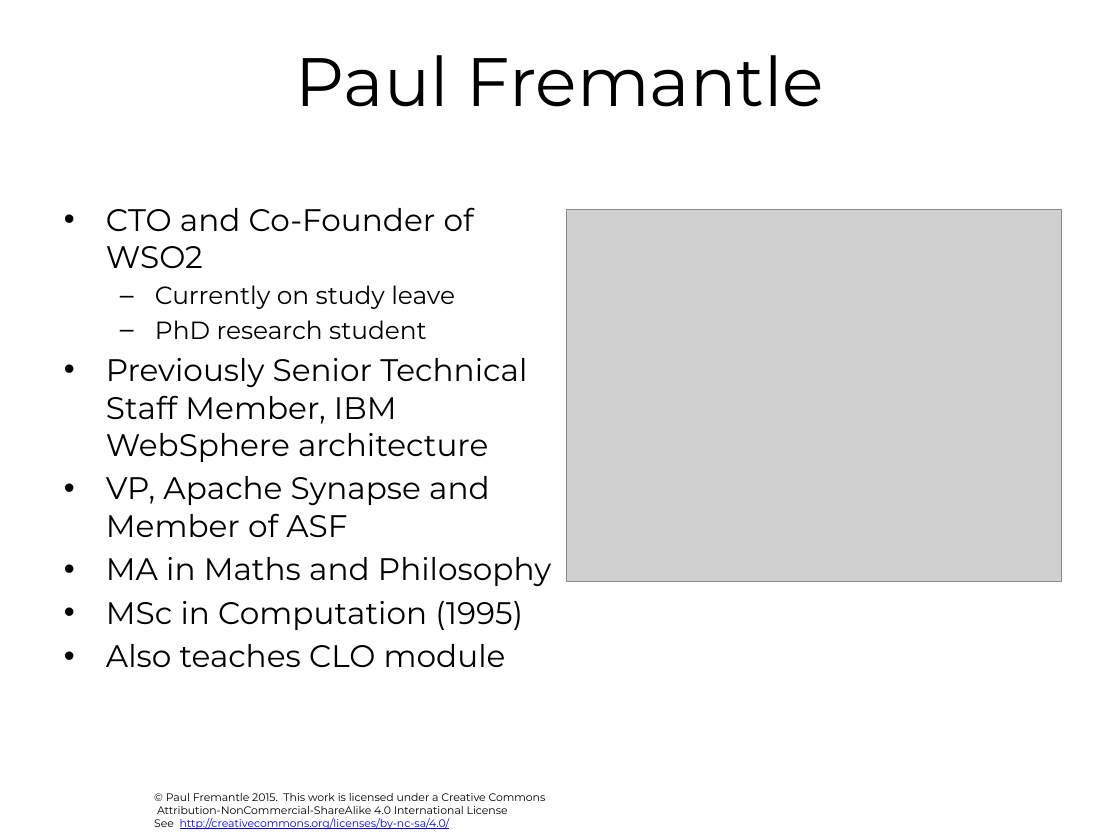
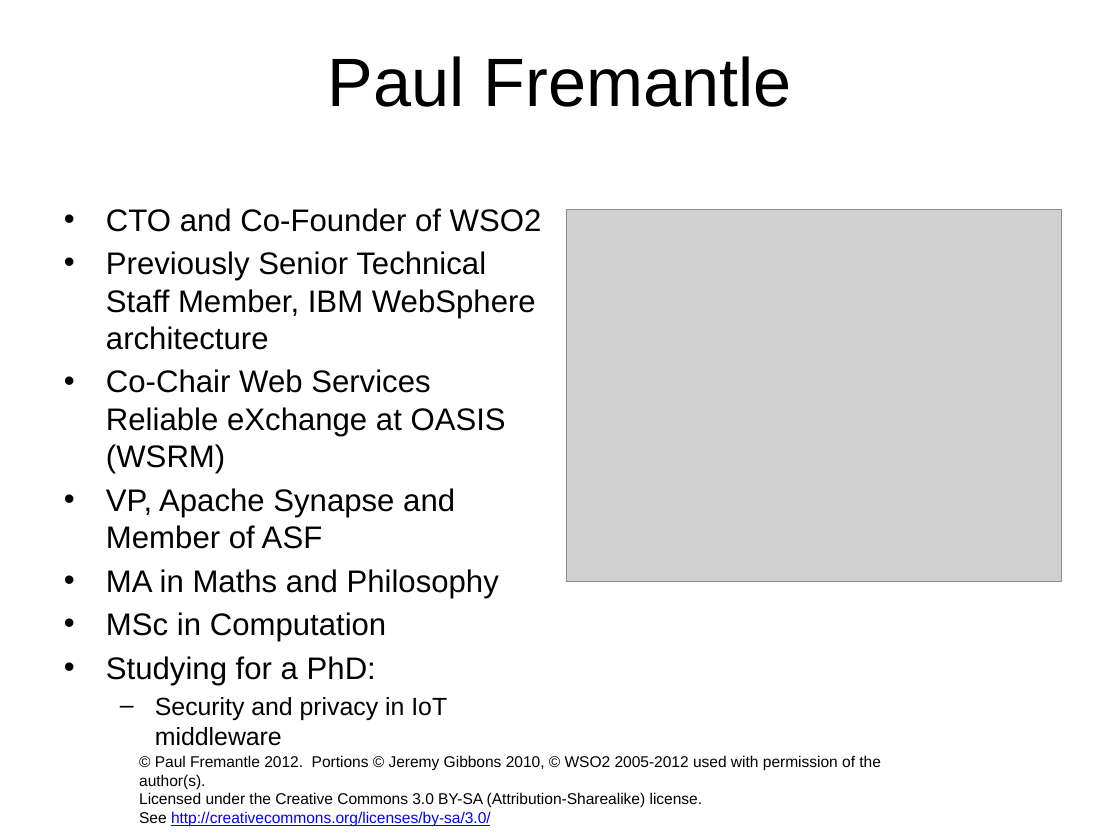
Before and after one commit to pzfreo/ox-soa, a slide deck: slide 13 of presentation-source/00-intro.pptx (slide 14 before the commit). Drawn at 1120x840 pixels with LibreOffice and Linux fonts; fonts in the diff are those of the drawing; grey boxes stand for pictures; background and template pictures are left out. Boxes give left, top, right and bottom in pixels: in the first picture for what was removed or moved away, otherwise in the second. Text is boxed around its words. In the diff, an @@ line names an element or a change of style, - is before the commit and + after.

```diff
--- a/presentation-source/00-intro.pptx
+++ b/presentation-source/00-intro.pptx
@@ title "Paul Fremantle" at <box>328,56,792,107</box>: font Montserrat to Arial @@
@@ text at <box>106,208,542,598</box>: font Montserrat to Arial in "CTO and Co-Founder of WSO2", "Previously Senior Technical Staff Member, IBM WebSphere ...", "VP, Apache Synapse and Member of ASF", "MA in Maths and Philosophy" @@
@@ text at <box>155,285,455,339</box>: paragraphs removed @@
-  – Currently on study leave
-  – PhD research student
@@ text at <box>106,369,506,473</box>: paragraph added @@
+• Co-Chair Web Services Reliable eXchange at OASIS (WSRM)
@@ text at <box>106,612,447,746</box>: text changed; size 20 to 16 pt; font Montserrat to Arial @@
-• MSc in Computation (1995)
-• Also teaches CLO module
+• MSc in Computation
+• Studying for a PhD:
+  – Security and privacy in IoT middleware
@@ text at <box>139,755,881,826</box>: text changed; size 7 to 10 pt; font Montserrat to Arial @@
-© Paul Fremantle 2015. This work is licensed under a Creative Commons
-Attribution-NonCommercial-ShareAlike 4.0 International License
-See http://creativecommons.org/licenses/by-nc-sa/4.0/
+© Paul Fremantle 2012. Portions © Jeremy Gibbons 2010, © WSO2 2005-2012 used with permission of the author(s).
+Licensed under the Creative Commons 3.0 BY-SA (Attribution-Sharealike) license.
+See http://creativecommons.org/licenses/by-sa/3.0/
```
Also in this commit, not shown: 7 other slides changed, 8 slides added, 9 slides removed, 32 other files.
